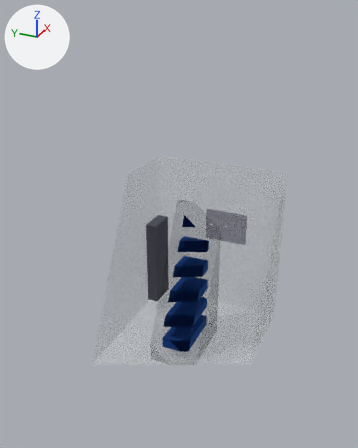
Before and after pictures for a commit that changed the glTF model assemblies/compute-container/commercial-ac-h100/assembly-exploded.glb.
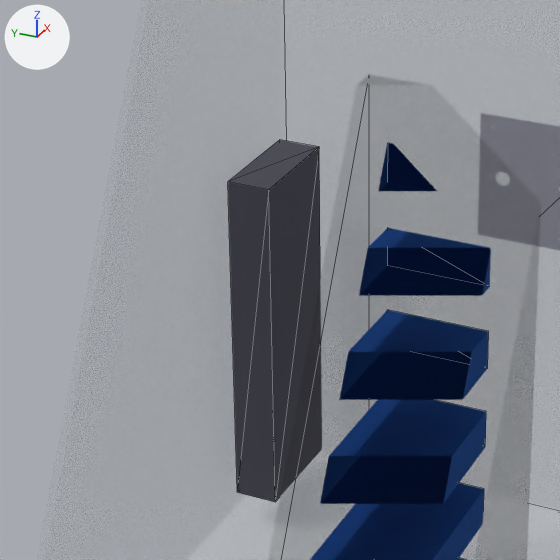
There are two pictures of each version: one whole from a camera (50 mm lens) standing at (-6536.0, -2820.0, 5585.0) and looking at (-56.0, 96.0, 2346.0), one close up on the part from 26% to 63% of the width and 41% to 70% of the height. Lighting does not change. The marker at upper left points along +X, +Y and +Z. The first two pictures are the older version. The close-ups show mesh edges as thin lines. Everything nearer to the camera than a plane just in front of the edit is cut away. Where no turn or scale is listed for an object, it has been applied to the vertices. Vertices at exactly the same position are counted once.

The first close-up shows 'CMP-NODE-002#2', 'CMP-NODE-002#3', 'CMP-NODE-002#4', 'CMP-NODE-002#5', 'CMP-NODE-002#6', 'CMP-PNL-001', 'CMP-RACK-001', 'container_shell'.
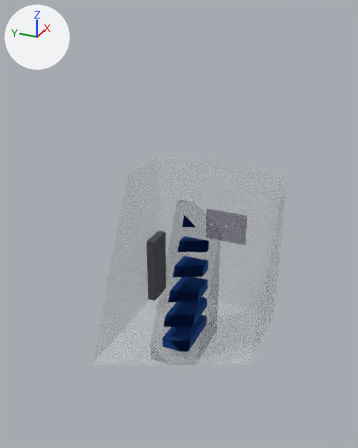
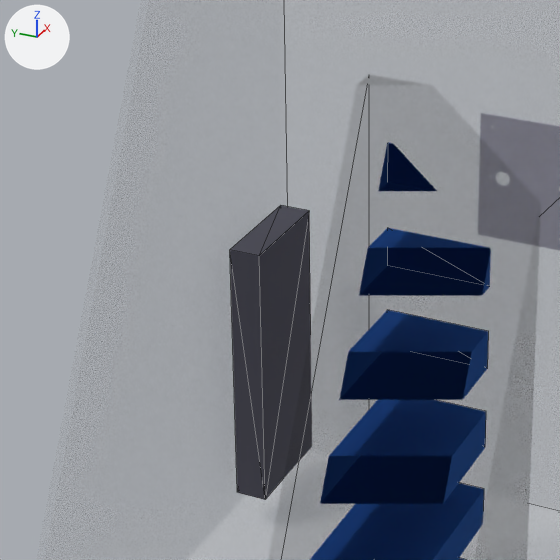
Where the change shows, as pixel boxes [x1, y1, x2, y2] in the close-ups (560 x 560 px):
'CMP-PNL-001', reshaped, moved (12% narrower, 19% shorter): before [228, 140, 320, 502]; after [230, 205, 311, 499]

Edits to the bpy script that builds the scene:
```text
Change me_cmp_pnl_001:
    used by ob_cmp_pnl_001; location = (1000.0, 1018.0, 1000.0)
    remove me_cmp_pnl_001.from_pydata(...)  # 8 vertices, 12 faces; spans x -254.0..254.0, y -100.0..100.0, z -800.0..800.0
    add me_cmp_pnl_001.from_pydata(...)  # 8 vertices, 12 faces; spans x -254.0..254.0, y -73.0..73.0, z -635.0..635.0
    me_cmp_pnl_001 part 1: the whole mesh is rebuilt
Change ob_cmp_pnl_001:
    ob_cmp_pnl_001.location: (1000.0, 1018.0, 1000.0) -> (1000.0, 1045.0, 835.0)
```
